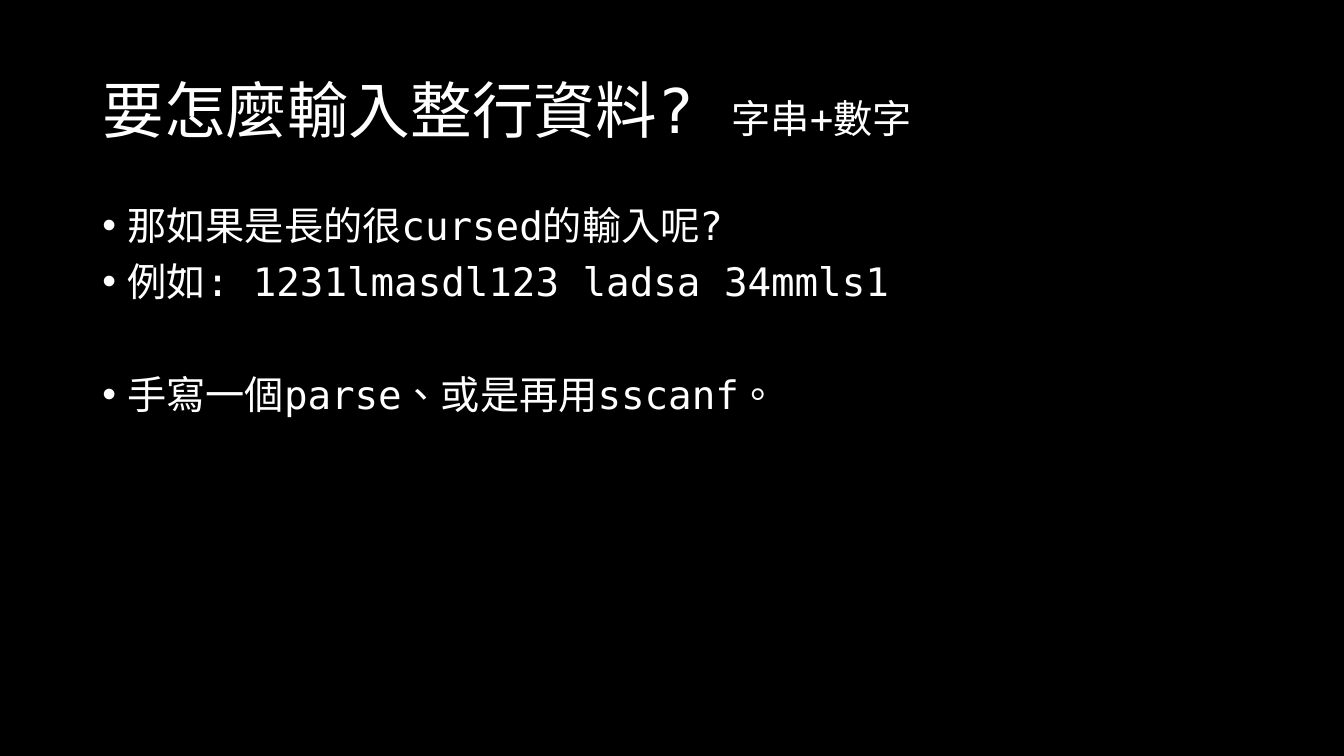
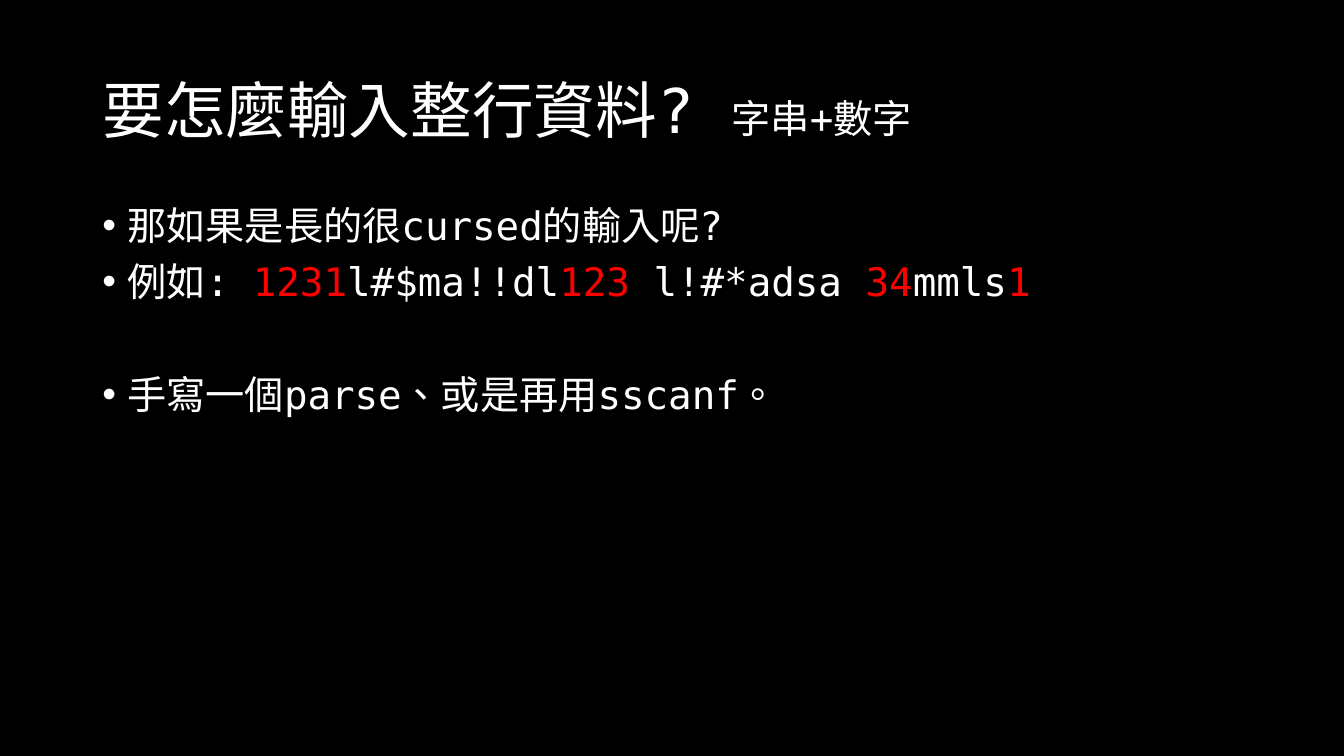
Before and after one commit to OEmiliatanO/those_c_prog_didnt_teach, a slide deck: slide 20 of Ch1/Ch1-basic.pptx (slide 19 before the commit). Drawn at 1344x756 pixels with LibreOffice and Linux fonts; fonts in the diff are those of the drawing. Boxes give left, top, right and bottom in pixels: in the first picture for what was removed or moved away, otherwise in the second. Text is boxed around its words. In the diff, an @@ line names an element or a change of style, - is before the commit and + after.

```diff
--- a/Ch1/Ch1-basic.pptx
+++ b/Ch1/Ch1-basic.pptx
@@ text at [127,263,1031,302]: text changed @@
-• 例如: 1231lmasdl123 ladsa 34mmls1
+• 例如: 1231l#$ma!!dl123 l!#*adsa 34mmls1
```
Also in this commit, not shown: 38 other slides changed, 7 slides added, 5 other files.
